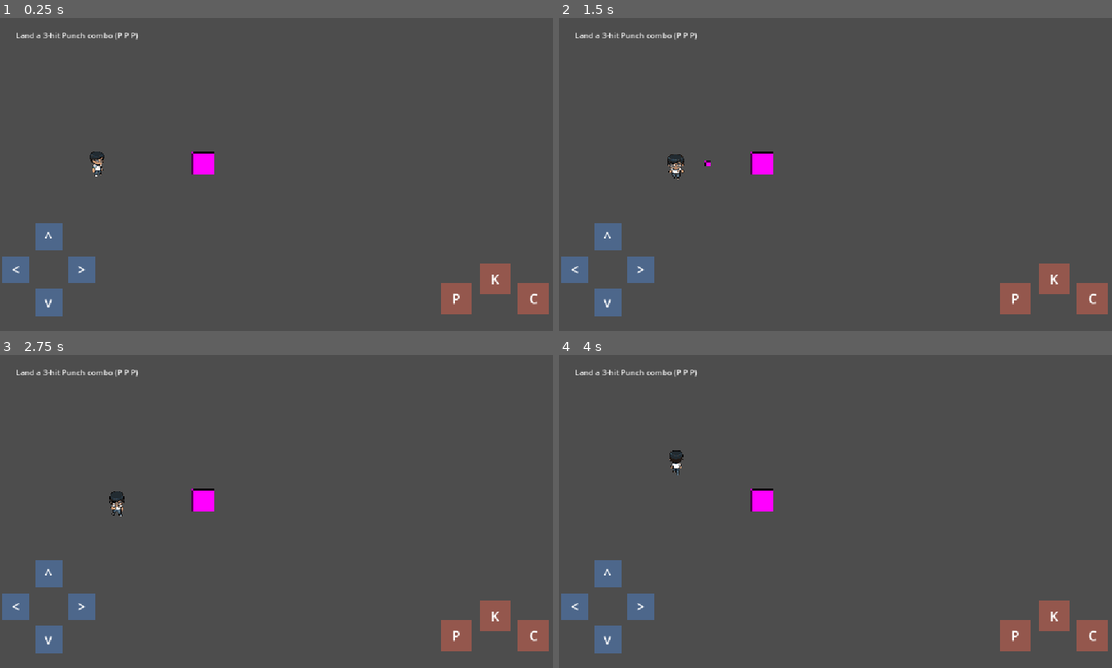
Above: before the commit, frames 1-4 (two rows, left to right).
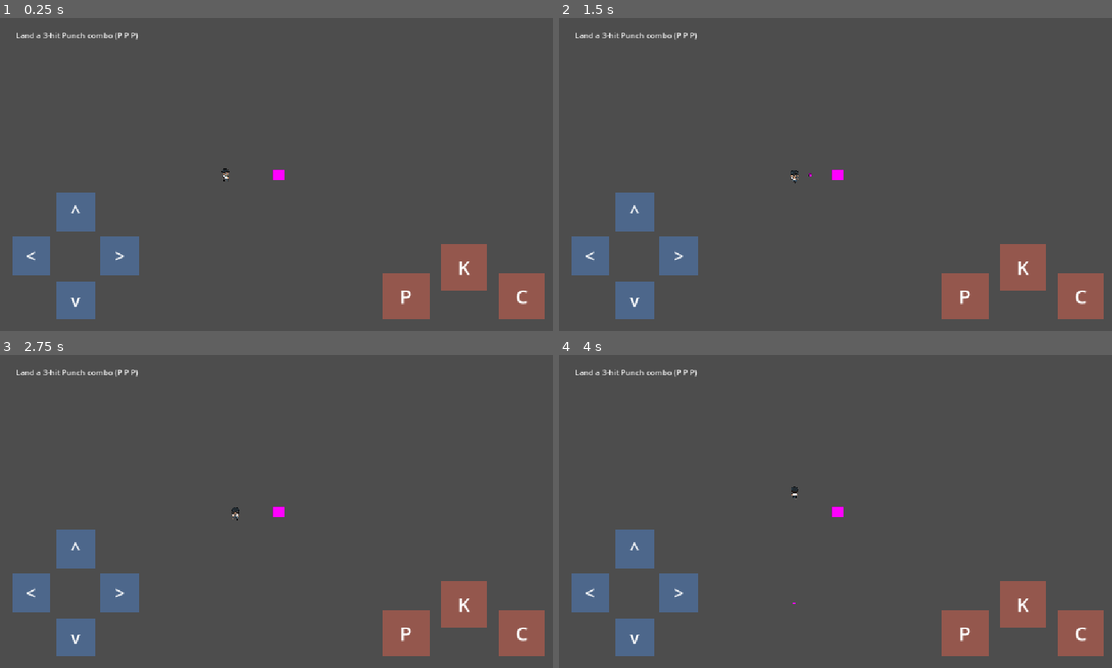
Above: after the commit, the same moments.

Repository: ialmeida/brk
Game: Godot game, scene res://scenes/Dojo.tscn
Same seed, same stepped clock (60 frames per second), same inputs: the game is played once before the commit and once after it.
Inputs:
- Up to frame 1 (0.25 s): no input
- Up to frame 2 (1.5 s): hold D (move_right) 0.53-1.28 s; hold L (charge) 0.53-1.28 s; hold S (move_down) from 1.28 s (still down); tap K (kick) at 1.35 s
- Up to frame 3 (2.75 s): release S (move_down) at 2.03 s; hold D (move_right) from 2.03 s (still down); hold J (punch) from 2.03 s (still down)
- Up to frame 4 (4 s): tap Enter at 2.75 s; release D (move_right) at 2.78 s; release J (punch) at 2.78 s; hold W (move_up) 2.78-3.53 s; tap L (charge) at 2.85 s; hold A (move_left) from 3.53 s (still down); hold K (kick) from 3.53 s (still down)

The runs differ from the first frame. In frame 1, 8.5% of the frame differs, in the area x 0-100%, y 42-97%; in frame 2, 8.5%; in frame 3, 8.5%; in frame 4, 8.5%.

Commit message:
Zoom in gameplay cameras, enlarge touch controls, add landscape rotate overlay
Dojo/BossArena cameras zoom 0.5x so the character and punch/kick/master
zones fill more of the screen; TouchControls buttons grow 56/64px to
80/96px. The web export now embeds a CSS/JS overlay (generated by
tools/web/write_export_preset.py, replacing the inline cat heredoc) that
prompts touch+portrait visitors to rotate to landscape.

Diff:
--- a/scenes/BossArena.tscn
+++ b/scenes/BossArena.tscn
@@ -18,6 +18,7 @@
 
 [node name="Camera2D" type="Camera2D" parent="."]
 position = Vector2(420, 360)
+zoom = Vector2(0.5, 0.5)
 
 [node name="TouchControls" parent="." instance=ExtResource("4")]
 
--- a/scenes/Dojo.tscn
+++ b/scenes/Dojo.tscn
@@ -18,6 +18,10 @@
 
 [node name="TrainingDummy" parent="." instance=ExtResource("3")]
 position = Vector2(420, 300)
+
+[node name="Camera2D" type="Camera2D" parent="."]
+position = Vector2(420, 300)
+zoom = Vector2(0.5, 0.5)
 
 [node name="TutorialUI" type="CanvasLayer" parent="."]
 
--- a/ui/TouchControls.tscn
+++ b/ui/TouchControls.tscn
@@ -1,16 +1,16 @@
 [gd_scene load_steps=3 format=3]
 
 [sub_resource type="RectangleShape2D" id="RectangleShape2D_dpad"]
-size = Vector2(56, 56)
+size = Vector2(80, 80)
 
 [sub_resource type="RectangleShape2D" id="RectangleShape2D_action"]
-size = Vector2(64, 64)
+size = Vector2(96, 96)
 
 [node name="TouchControls" type="CanvasLayer"]
 layer = 10
 
 [node name="BtnUp" type="TouchScreenButton" parent="."]
-position = Vector2(100, 452)
+position = Vector2(156, 400)
 shape = SubResource("RectangleShape2D_dpad")
 shape_centered = true
 shape_visible = false
@@ -18,26 +18,26 @@
 action = "move_up"
 
 [node name="Bg" type="ColorRect" parent="BtnUp"]
-offset_left = -28.0
-offset_top = -28.0
-offset_right = 28.0
-offset_bottom = 28.0
+offset_left = -40.0
+offset_top = -40.0
+offset_right = 40.0
+offset_bottom = 40.0
 mouse_filter = 2
 color = Color(0.3, 0.6, 1, 0.35)
 
 [node name="Label" type="Label" parent="BtnUp"]
-offset_left = -28.0
-offset_top = -28.0
-offset_right = 28.0
-offset_bottom = 28.0
+offset_left = -40.0
+offset_top = -40.0
+offset_right = 40.0
+offset_bottom = 40.0
 mouse_filter = 2
-theme_override_font_sizes/font_size = 28
+theme_override_font_sizes/font_size = 36
 text = "^"
 horizontal_alignment = 1
 vertical_alignment = 1
 
 [node name="BtnDown" type="TouchScreenButton" parent="."]
-position = Vector2(100, 588)
+position = Vector2(156, 584)
 shape = SubResource("RectangleShape2D_dpad")
 shape_centered = true
 shape_visible = false
@@ -45,26 +45,26 @@
 action = "move_down"
 
 [node name="Bg" type="ColorRect" parent="BtnDown"]
-offset_left = -28.0
-offset_top = -28.0
-offset_right = 28.0
-offset_bottom = 28.0
+offset_left = -40.0
+offset_top = -40.0
+offset_right = 40.0
+offset_bottom = 40.0
 mouse_filter = 2
 color = Color(0.3, 0.6, 1, 0.35)
 
 [node name="Label" type="Label" parent="BtnDown"]
-offset_left = -28.0
-offset_top = -28.0
-offset_right = 28.0
-offset_bottom = 28.0
+offset_left = -40.0
+offset_top = -40.0
+offset_right = 40.0
+offset_bottom = 40.0
 mouse_filter = 2
-theme_override_font_sizes/font_size = 28
+theme_override_font_sizes/font_size = 36
 text = "v"
 horizontal_alignment = 1
 vertical_alignment = 1
 
 [node name="BtnLeft" type="TouchScreenButton" parent="."]
-position = Vector2(32, 520)
+position = Vector2(64, 492)
 shape = SubResource("RectangleShape2D_dpad")
 shape_centered = true
 shape_visible = false
@@ -72,26 +72,26 @@
 action = "move_left"
 
 [node name="Bg" type="ColorRect" parent="BtnLeft"]
-offset_left = -28.0
-offset_top = -28.0
-offset_right = 28.0
-offset_bottom = 28.0
+offset_left = -40.0
+offset_top = -40.0
+offset_right = 40.0
+offset_bottom = 40.0
 mouse_filter = 2
 color = Color(0.3, 0.6, 1, 0.35)
 
 [node name="Label" type="Label" parent="BtnLeft"]
-offset_left = -28.0
-offset_top = -28.0
-offset_right = 28.0
-offset_bottom = 28.0
+offset_left = -40.0
+offset_top = -40.0
+offset_right = 40.0
+offset_bottom = 40.0
 mouse_filter = 2
-theme_override_font_sizes/font_size = 28
+theme_override_font_sizes/font_size = 36
 text = "<"
 horizontal_alignment = 1
 vertical_alignment = 1
 
 [node name="BtnRight" type="TouchScreenButton" parent="."]
-position = Vector2(168, 520)
+position = Vector2(248, 492)
 shape = SubResource("RectangleShape2D_dpad")
 shape_centered = true
 shape_visible = false
@@ -99,26 +99,26 @@
 action = "move_right"
 
 [node name="Bg" type="ColorRect" parent="BtnRight"]
-offset_left = -28.0
-offset_top = -28.0
-offset_right = 28.0
-offset_bottom = 28.0
+offset_left = -40.0
+offset_top = -40.0
+offset_right = 40.0
+offset_bottom = 40.0
 mouse_filter = 2
 color = Color(0.3, 0.6, 1, 0.35)
 
 [node name="Label" type="Label" parent="BtnRight"]
-offset_left = -28.0
-offset_top = -28.0
-offset_right = 28.0
-offset_bottom = 28.0
+offset_left = -40.0
+offset_top = -40.0
+offset_right = 40.0
+offset_bottom = 40.0
 mouse_filter = 2
-theme_override_font_sizes/font_size = 28
+theme_override_font_sizes/font_size = 36
 text = ">"
 horizontal_alignment = 1
 vertical_alignment = 1
 
 [node name="BtnPunch" type="TouchScreenButton" parent="."]
-position = Vector2(944, 580)
+position = Vector2(840, 576)
 shape = SubResource("RectangleShape2D_action")
 shape_centered = true
 shape_visible = false
@@ -126,26 +126,26 @@
 action = "punch"
 
 [node name="Bg" type="ColorRect" parent="BtnPunch"]
-offset_left = -32.0
-offset_top = -32.0
-offset_right = 32.0
-offset_bottom = 32.0
+offset_left = -48.0
+offset_top = -48.0
+offset_right = 48.0
+offset_bottom = 48.0
 mouse_filter = 2
 color = Color(1, 0.4, 0.3, 0.4)
 
 [node name="Label" type="Label" parent="BtnPunch"]
-offset_left = -32.0
-offset_top = -32.0
-offset_right = 32.0
-offset_bottom = 32.0
+offset_left = -48.0
+offset_top = -48.0
+offset_right = 48.0
+offset_bottom = 48.0
 mouse_filter = 2
-theme_override_font_sizes/font_size = 28
+theme_override_font_sizes/font_size = 40
 text = "P"
 horizontal_alignment = 1
 vertical_alignment = 1
 
 [node name="BtnKick" type="TouchScreenButton" parent="."]
-position = Vector2(1024, 540)
+position = Vector2(960, 516)
 shape = SubResource("RectangleShape2D_action")
 shape_centered = true
 shape_visible = false
@@ -153,26 +153,26 @@
 action = "kick"
 
 [node name="Bg" type="ColorRect" parent="BtnKick"]
-offset_left = -32.0
-offset_top = -32.0
-offset_right = 32.0
-offset_bottom = 32.0
+offset_left = -48.0
+offset_top = -48.0
+offset_right = 48.0
+offset_bottom = 48.0
 mouse_filter = 2
 color = Color(1, 0.4, 0.3, 0.4)
 
 [node name="Label" type="Label" parent="BtnKick"]
-offset_left = -32.0
-offset_top = -32.0
-offset_right = 32.0
-offset_bottom = 32.0
+offset_left = -48.0
+offset_top = -48.0
+offset_right = 48.0
+offset_bottom = 48.0
 mouse_filter = 2
-theme_override_font_sizes/font_size = 28
+theme_override_font_sizes/font_size = 40
 text = "K"
 horizontal_alignment = 1
 vertical_alignment = 1
 
 [node name="BtnCharge" type="TouchScreenButton" parent="."]
-position = Vector2(1104, 580)
+position = Vector2(1080, 576)
 shape = SubResource("RectangleShape2D_action")
 shape_centered = true
 shape_visible = false
@@ -180,20 +180,20 @@
 action = "charge"
 
 [node name="Bg" type="ColorRect" parent="BtnCharge"]
-offset_left = -32.0
-offset_top = -32.0
-offset_right = 32.0
-offset_bottom = 32.0
+offset_left = -48.0
+offset_top = -48.0
+offset_right = 48.0
+offset_bottom = 48.0
 mouse_filter = 2
 color = Color(1, 0.4, 0.3, 0.4)
 
 [node name="Label" type="Label" parent="BtnCharge"]
-offset_left = -32.0
-offset_top = -32.0
-offset_right = 32.0
-offset_bottom = 32.0
+offset_left = -48.0
+offset_top = -48.0
+offset_right = 48.0
+offset_bottom = 48.0
 mouse_filter = 2
-theme_override_font_sizes/font_size = 28
+theme_override_font_sizes/font_size = 40
 text = "C"
 horizontal_alignment = 1
 vertical_alignment = 1
Not shown, changed: .github/workflows/deploy-web.yml
Not shown, added: tools/web/write_export_preset.py
Not shown, added: web/rotate_overlay.html
